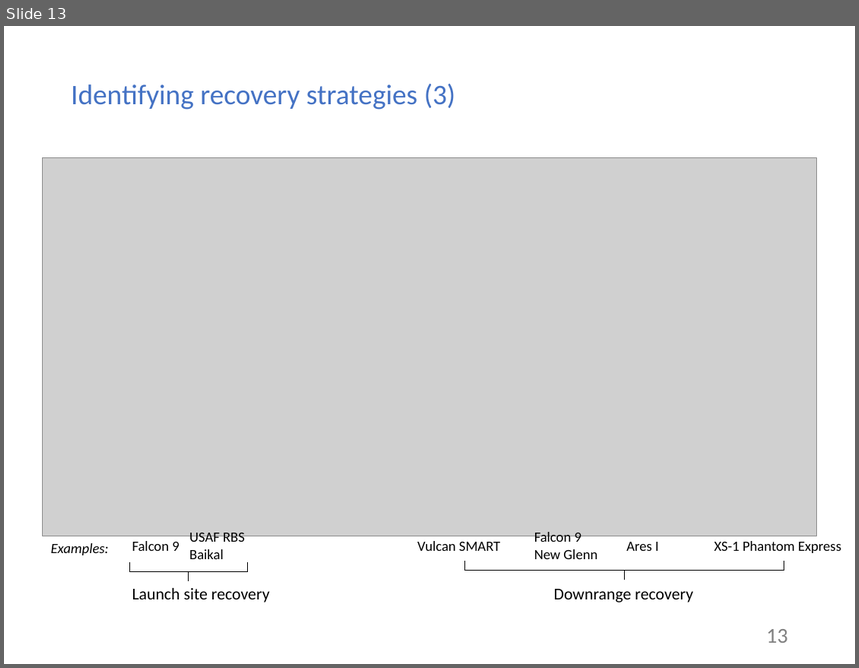
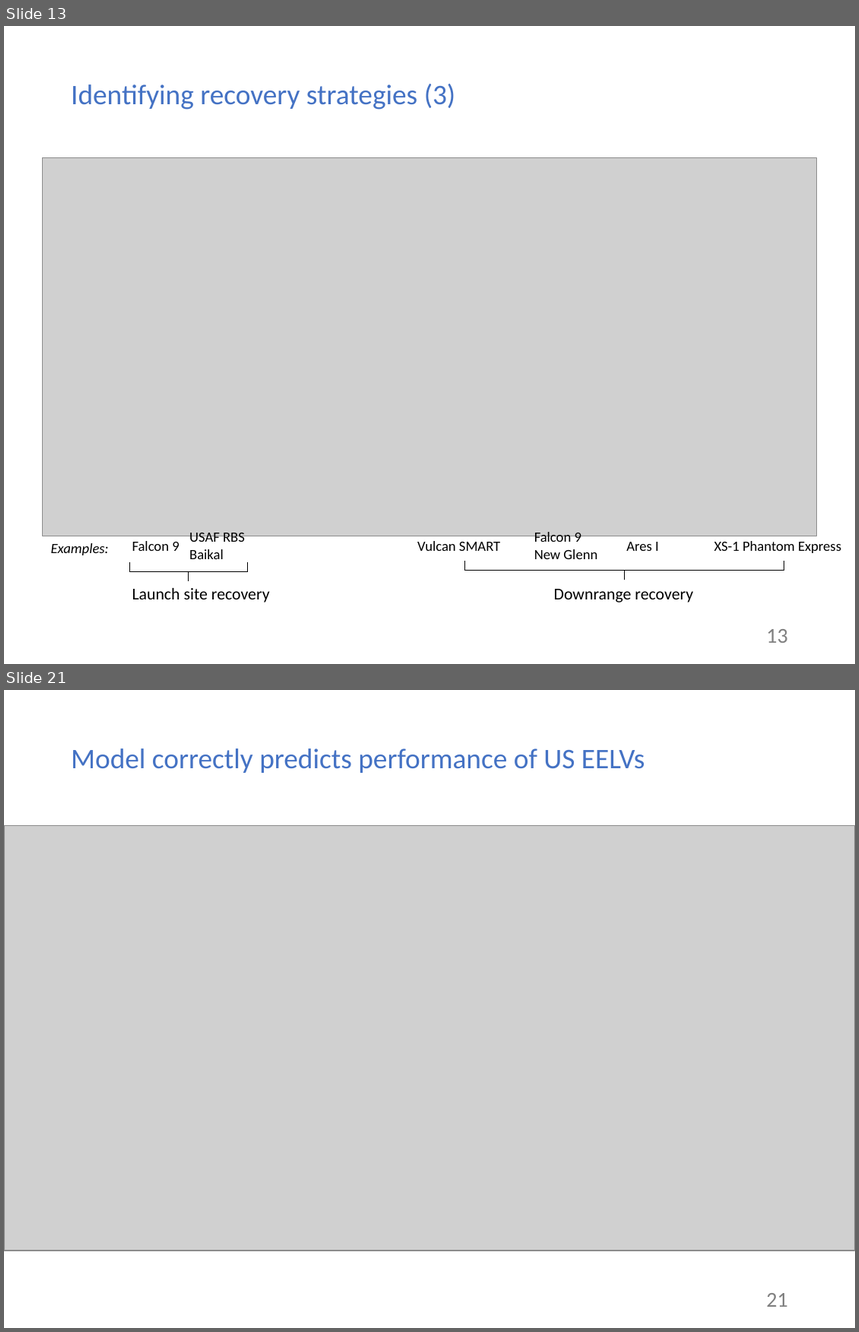
Before and after one commit to mvernacc/lvreuse, a slide deck: presentations/2018-08-27_meeting_w_greg.pptx. Shown one above the other, each under a label of ours: slide 13 before the commit, slides 13 and 21 after it; the slides between them are not shown. The pictures are 859x668 and 859x1332 pixels, drawn with LibreOffice and Linux fonts; fonts in the diff are those of the drawing; grey boxes stand for pictures. Boxes give left, top, right and bottom in pixels: in the first picture for what was removed or moved away, otherwise in the second. Text is boxed around its words. In the diff, an @@ line names an element or a change of style, - is before the commit and + after.

Commit message:
Add performance section to presentation.

```diff
--- a/presentations/2018-08-27_meeting_w_greg.pptx
+++ b/presentations/2018-08-27_meeting_w_greg.pptx
@@ slide 21 added at bbox=[4, 690, 855, 1328], background #FFFFFF @@
@@ title added at bbox=[71, 749, 645, 773], 24 pt, text #4472C4 @@
+Model correctly predicts performance of US EELVs
@@ picture added at bbox=[4, 825, 855, 1251] @@
@@ page number added at bbox=[766, 1293, 788, 1307], 18 pt, text #808080 @@
+21
```
Also in this commit, not shown: 1 slide changed, 12 other slides added.
